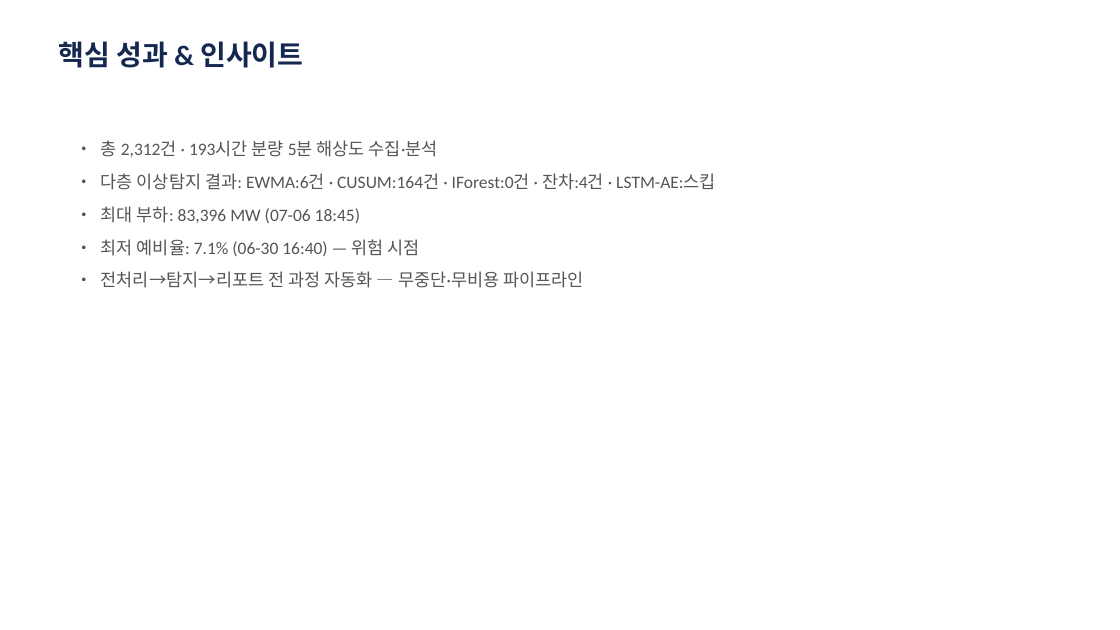
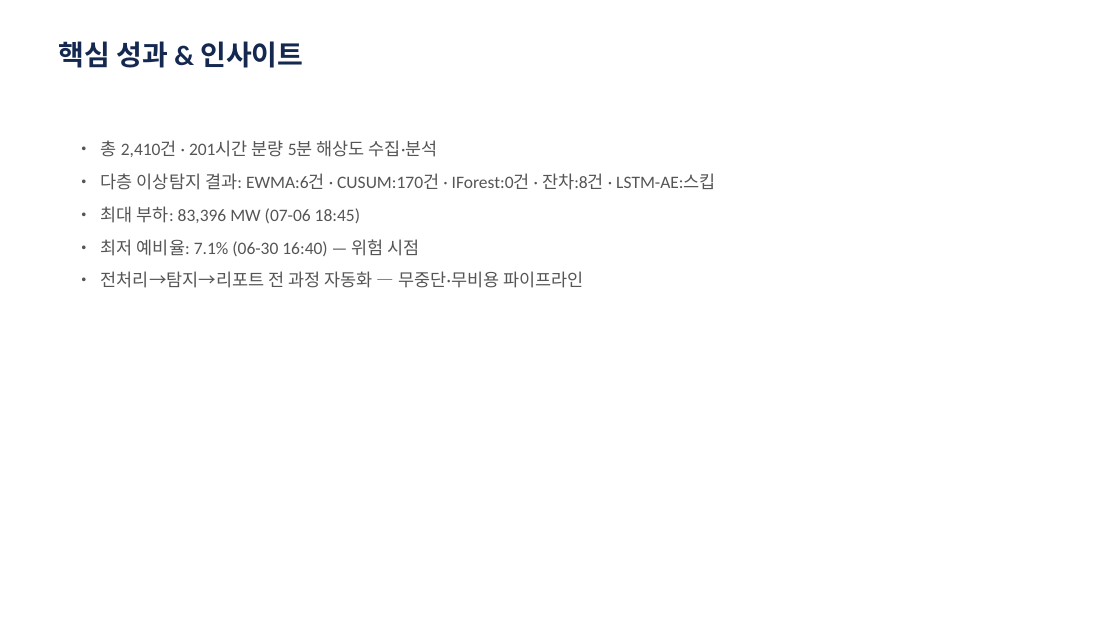
Before and after one commit to robinho0329/power-grid-anomaly-monitor, a slide deck: slide 9 of reports/portfolio/2026-07-07.pptx. Drawn at 1120x630 pixels with LibreOffice and Linux fonts; fonts in the diff are those of the drawing. Boxes give left, top, right and bottom in pixels: in the first picture for what was removed or moved away, otherwise in the second. Text is boxed around its words. In the diff, an @@ line names an element or a change of style, - is before the commit and + after.

```diff
--- a/reports/portfolio/2026-07-07.pptx
+++ b/reports/portfolio/2026-07-07.pptx
@@ text at bbox=[101, 140, 716, 190]: text changed @@
-• 총 2,312건 · 193시간 분량 5분 해상도 수집·분석
-• 다층 이상탐지 결과: EWMA:6건 · CUSUM:164건 · IForest:0건 · 잔차:4건 · LSTM-AE:스킵
+• 총 2,410건 · 201시간 분량 5분 해상도 수집·분석
+• 다층 이상탐지 결과: EWMA:6건 · CUSUM:170건 · IForest:0건 · 잔차:8건 · LSTM-AE:스킵
```
Also in this commit, not shown: 1 other slide changed, 1 other file.
